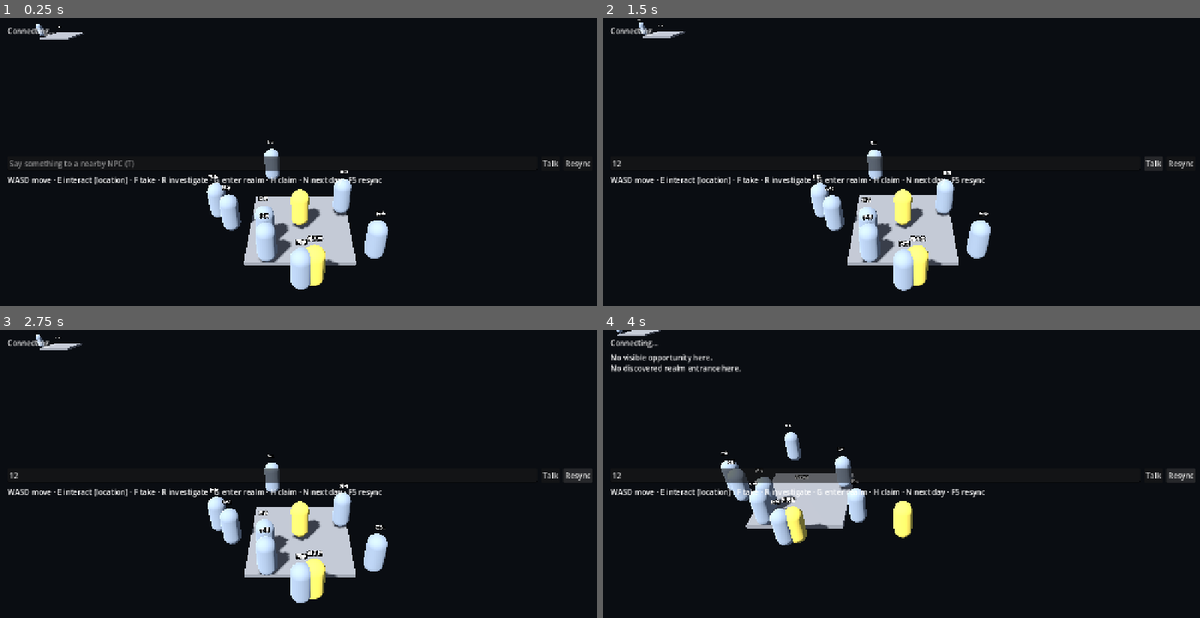
Above: before the commit, frames 1-4 (two rows, left to right).
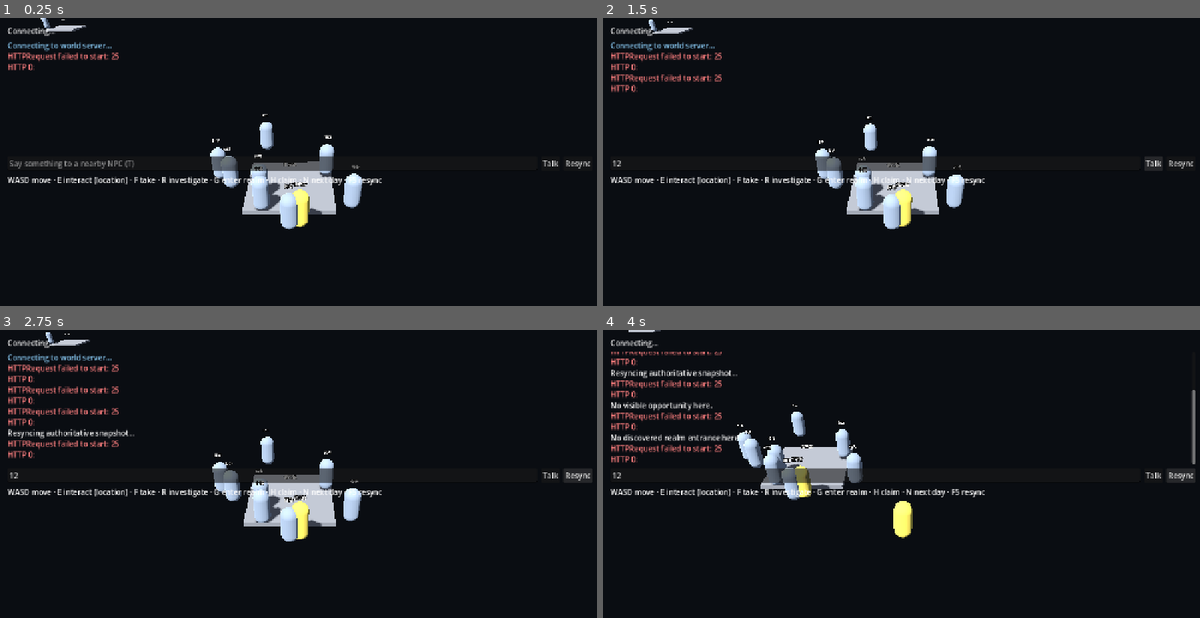
Above: after the commit, the same moments.

Repository: feiyu912/unwritten-dao
Game: Godot game, scene res://scenes/main.tscn
Two runs of this game, one before a commit and one after it. Both use one fixed random seed, a clock stepped at 60 frames per second and the inputs below.
Inputs (mouse positions are in pixels of both pictures, inside the frame that each line leads up to):
- Up to frame 1 (0.25 s): no input
- Up to frame 2 (1.5 s): click (877, 164) at 0.52 s; type "12" at 0.6 s; click "Talk" at 1.25 s
- Up to frame 3 (2.75 s): click "Resync" at 2 s
- Up to frame 4 (4 s): hold D (move_right) 2.78-3.53 s; hold H (claim) 2.78-3.53 s; hold S (move_back) from 3.53 s (still down); tap G (enter_realm) at 3.6 s

The runs differ from the first frame. In frame 1, 8.8% of the frame differs, in the area x 1-66%, y 0-95%; in frame 2, 9.0%; in frame 3, 9.9%, in the area x 1-65%, y 0-95%; in frame 4, 8.9%.
Error before the commit: Parse Error: Invalid argument for "request()" function: argument 3 should be "HTTPClient.Method" but is "String". (res://scripts/world_client.gd:76)

Commit message:
Verify the Godot slice headless against a live server
Running Godot 4.7.2 for real surfaced a runtime-only bug: HTTPRequest
expects HTTPClient.Method, not strings, so every request failed to start.
Fix the method type, add an UNWRITTEN_DAO_API override for non-default
ports, and add an optional smoke script that fetches a snapshot and
submits one advance_time command. Docs now state exactly what was run
(headless import, 30-NPC snapshot, accepted command) and what was not
(editor, rendering, FPS).

Diff:
--- a/clients/godot/scripts/main.gd
+++ b/clients/godot/scripts/main.gd
@@ -31,7 +31,8 @@
 	_spawn_locations()
 	_spawn_npcs()
 	client = WorldClient.new()
-	client.configure("http://127.0.0.1:8000")
+	var api_url := OS.get_environment("UNWRITTEN_DAO_API")
+	client.configure(api_url if not api_url.is_empty() else "http://127.0.0.1:8000")
 	add_child(client)
 	client.snapshot_received.connect(_on_snapshot)
 	client.events_received.connect(_on_events)
@@ -221,6 +222,9 @@
 		client.tick, location_name, player_npc.get("realm", 0), player_npc.get("stage", 1),
 		player_npc.get("health", 0.0), player_npc.get("wealth", 0), npcs.size(),
 	]
+	print("snapshot tick=%d version=%d player=%s location=%s npcs=%d" % [
+		client.tick, client.state_version, client.player_id, current_location_id, npcs.size(),
+	])
 
 func _on_events(events: Array) -> void:
 	for event in events:
@@ -229,7 +233,9 @@
 		client.fetch_snapshot()
 
 func _on_command_completed(result: Dictionary) -> void:
-	for event in result.get("events", []):
+	var events: Array = result.get("events", [])
+	print("command completed version=%d events=%d" % [client.state_version, events.size()])
+	for event in events:
 		_append_log("[color=#9fe3b0]%s[/color]" % str(event.get("type", "")))
 	client.fetch_snapshot()
 
@@ -237,6 +243,7 @@
 	_append_log("[color=#e9d18a]%s[/color]" % reply)
 
 func _on_request_failed(message: String) -> void:
+	print("request failed: %s" % message)
 	_append_log("[color=#ff8080]%s[/color]" % message)
 
 func _on_resync_required() -> void:
--- a/clients/godot/scripts/world_client.gd
+++ b/clients/godot/scripts/world_client.gd
@@ -67,10 +67,10 @@
 	busy = true
 	_http.set_meta("request_kind", kind)
 	var headers := PackedStringArray()
-	var method := "GET"
+	var method: HTTPClient.Method = HTTPClient.METHOD_GET
 	var body := ""
 	if not payload.is_empty():
-		method = "POST"
+		method = HTTPClient.METHOD_POST
 		body = JSON.stringify(payload)
 		headers.append("Content-Type: application/json")
 	var error := _http.request(base_url + path, headers, method, body)
--- /dev/null
+++ b/clients/godot/tests/smoke_server.gd
@@ -0,0 +1,41 @@
+extends SceneTree
+
+## Optional live-server smoke test. Requires a running world server; not part
+## of CI. Set UNWRITTEN_DAO_API to override the default base URL.
+## Run: godot --headless --path clients/godot --script res://tests/smoke_server.gd
+
+var _client: WorldClient
+var _sent := false
+var _failed := false
+
+func _initialize() -> void:
+	var url := OS.get_environment("UNWRITTEN_DAO_API")
+	_client = WorldClient.new()
+	if not url.is_empty():
+		_client.configure(url)
+	root.add_child(_client)
+	_client.snapshot_received.connect(_on_snapshot)
+	_client.command_completed.connect(_on_command)
+	_client.request_failed.connect(_on_failure)
+	_client.fetch_snapshot.call_deferred()
+
+func _on_snapshot(snapshot: Dictionary) -> void:
+	var state: Dictionary = snapshot.get("state", {})
+	print("SMOKE snapshot tick=%d version=%d npcs=%d player=%s" % [
+		_client.tick, _client.state_version, state.get("npcs", {}).size(), _client.player_id,
+	])
+	if _sent:
+		return
+	_sent = true
+	_client.send_command("advance_time", {"ticks": 1}, "")
+
+func _on_command(result: Dictionary) -> void:
+	print("SMOKE command ok version=%d events=%d" % [
+		int(result.get("state_version", 0)), result.get("events", []).size(),
+	])
+	quit(0 if not _failed else 1)
+
+func _on_failure(message: String) -> void:
+	_failed = true
+	printerr("SMOKE failed: %s" % message)
+	quit(1)
Not shown, added: clients/godot/scripts/main.gd.uid
Not shown, added: clients/godot/scripts/npc_view.gd.uid
Not shown, added: clients/godot/scripts/world_client.gd.uid
Not shown, added: clients/godot/tests/smoke_server.gd.uid
Not shown, changed: .github/workflows/ci.yml
Not shown, changed: .gitignore
Not shown, changed: clients/godot/README.md
Not shown, changed: docs/acceptance.md
Not shown, changed: docs/status.md
